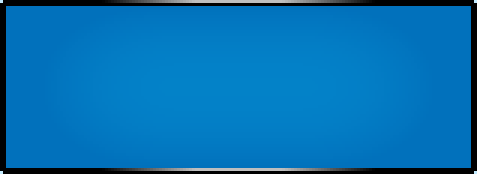
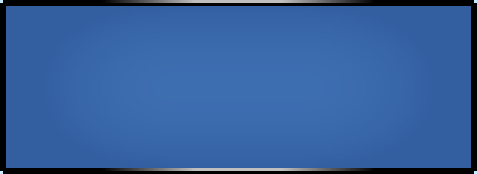
Layers edited between the first and the second 477×174 image:
added layer "focus copy" above "focus" over (x1=6, y1=6, x2=471, y2=168)
hid "focus" over (x1=6, y1=6, x2=471, y2=168)
